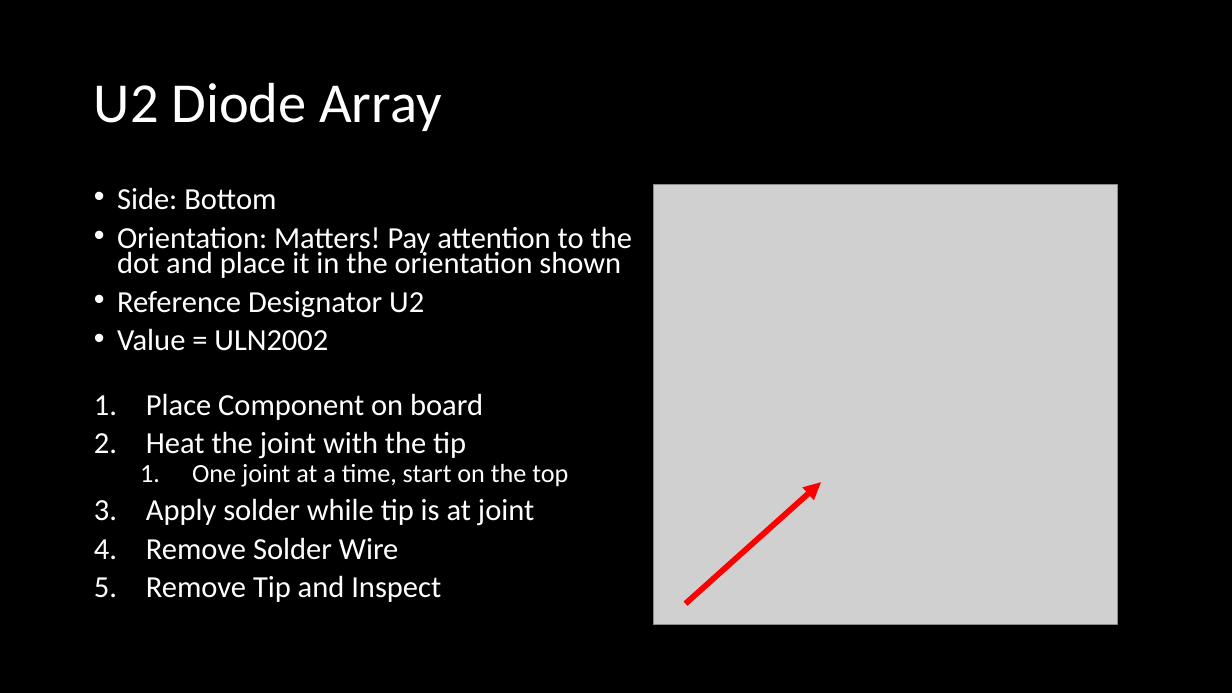
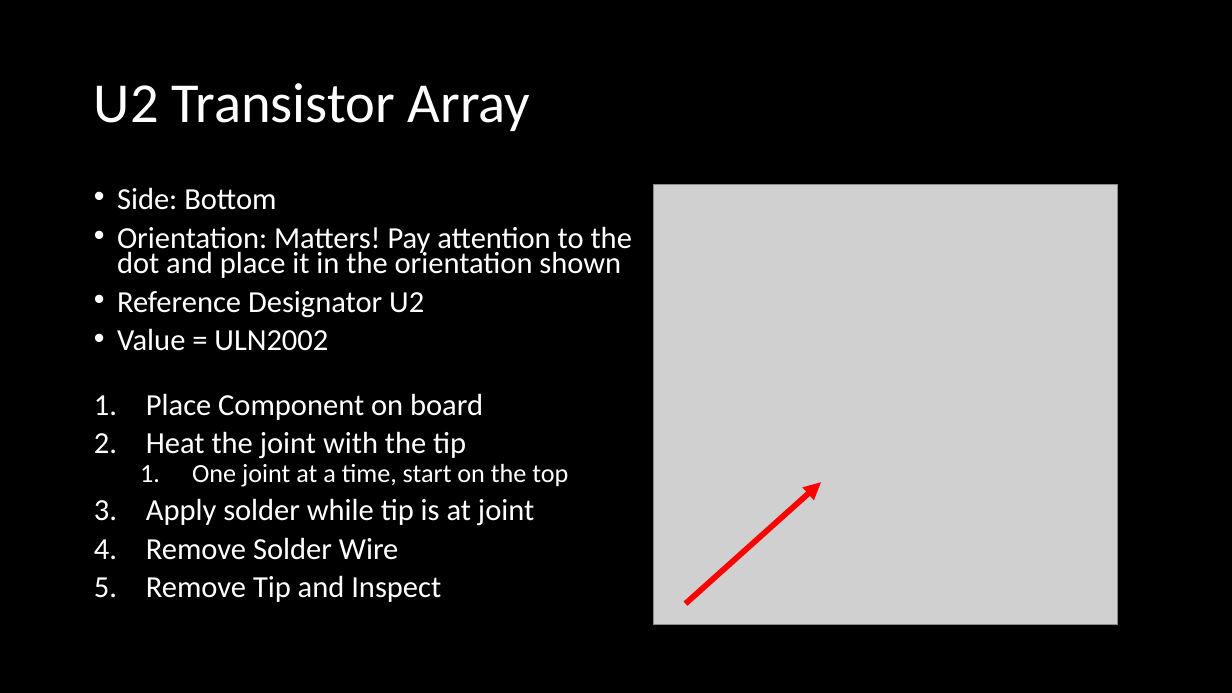
Before and after one commit to ArsenioDev/MAGFest-2023-SolderingClass, a slide deck: slide 23 of MAGFest2023SolderingClass/MAGFest 2024 Soldering Workshop.pptx. Drawn at 1232x693 pixels with LibreOffice and Linux fonts; fonts in the diff are those of the drawing; grey boxes stand for pictures. Boxes give left, top, right and bottom in pixels: in the first picture for what was removed or moved away, otherwise in the second. Text is boxed around its words. In the diff, an @@ line names an element or a change of style, - is before the commit and + after.

```diff
--- a/MAGFest2023SolderingClass/MAGFest 2024 Soldering Workshop.pptx
+++ b/MAGFest2023SolderingClass/MAGFest 2024 Soldering Workshop.pptx
@@ title at (94, 83, 530, 131): text changed @@
-U2 Diode Array
+U2 Transistor Array
```
Also in this commit, not shown: 1 other slide changed.
